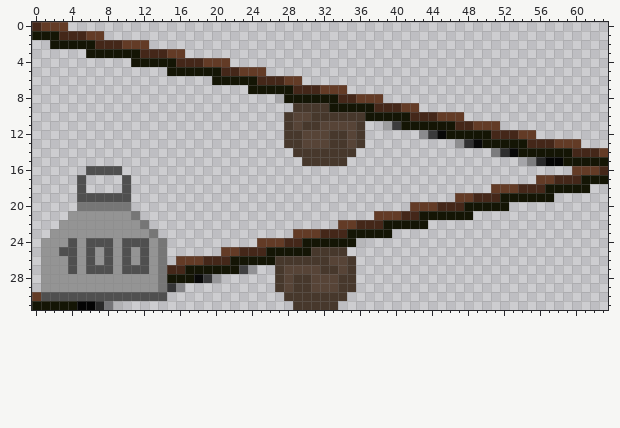
Two states of a pixel-art sprite, src/assets/images/catapult.png. The picture above is the old version.
The file is 64x32 pixels. Pixels under 10% opacity are left out. Colours within 5 levels of each other are drawn and written as one.
New version:
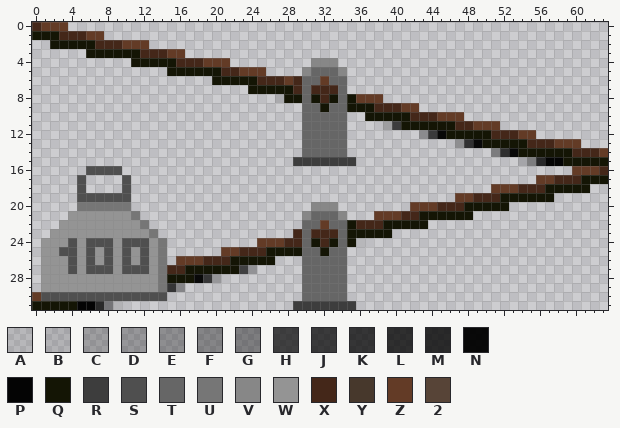
Palette (. is transparent): A #0000001b  B #00000021  C #0000003b  D #00000044  E #0000004e  F #00000059  G #00000063  H #000000af  J #000000b7  K #000000bd  L #000000c5  M #000000cb  N #000000f4  P #000000fa  Q #141505  R #3d3d3d  S #4f4f4f  T #666666  U #767676  V #878787  W #949494  X #442719  Y #47382c  Z #633b26  2 #574437
Difference:
Colour X becomes colour Q in row 8 at x 35.
Colour Y becomes colour Q in row 9 at x 32; in row 25 at x 32.
Colour Z becomes colour Q in row 22 at x 35.
The author put colour R in row 15 at x 29 and 35; in row 31 at x 34 to 35.
Colour Y becomes colour R in row 15 at x 30 to 34; in row 31 at x 29 to 33.
The author put colour T in row 5 at x 31 to 33; in row 6 at x 30 to 31 and 33 to 34; in row 21 at x 31 to 33; in row 22 at x 30 to 31 and 33.
Colour 2 becomes colour T in row 10 at x 30; in row 11 at x 32 to 34; in rows 12 to 13 at x 30 to 32; in row 26 at x 33 to 34; in row 27 at x 30 to 31 and 34; in rows 28 to 29 at x 31 to 33.
Colour Q becomes colour T in row 8 at x 30; in row 9 at x 33 to 34; in row 24 at x 30 and 34; in row 25 at x 30.
Colour X becomes colour T in row 7 at x 30; in row 8 at x 34; in row 23 at x 34.
Colour Y becomes colour T in row 9 at x 30 to 31; in row 10 at x 31 to 34; in row 11 at x 30 to 31; in rows 12 to 13 at x 33 to 34; in row 14 at x 30 to 34; in row 25 at x 31 and 33 to 34.
Colour Y becomes colour T in row 26 at x 30 to 32; in row 27 at x 32 to 33; in rows 28 to 29 at x 30 and 34; in row 30 at x 30 to 34.
Colour Z becomes colour T in row 7 at x 34; in row 22 at x 34; in row 23 at x 30.
The author put colour V in row 4 at x 31 to 33; in row 5 at x 30 and 34; in row 20 at x 31 to 33; in row 21 at x 30 and 34.
Colour Q becomes colour X in row 8 at x 32; in row 24 at x 32.
Colour Z becomes colour X in row 6 at x 29; in row 7 at x 32 to 33; in row 23 at x 29 and 31.
The author put colour Z in row 6 at x 32; in row 22 at x 32.
Colour 2 is removed in row 10 at x 29; in row 11 at x 29 and 35; in rows 12 to 13 at x 35; in row 27 at x 28 to 29; in rows 28 to 29 at x 28.
Colour Y is removed in row 9 at x 29; in row 10 at x 28 and 35 to 36; in row 11 at x 28 and 36; in rows 12 to 13 at x 28 to 29 and 36; in row 14 at x 29 and 35; in row 26 at x 27 to 29 and 35.
Colour Y is removed in row 27 at x 27 and 35; in rows 28 to 29 at x 27, 29 and 35; in row 30 at x 28 to 29.
